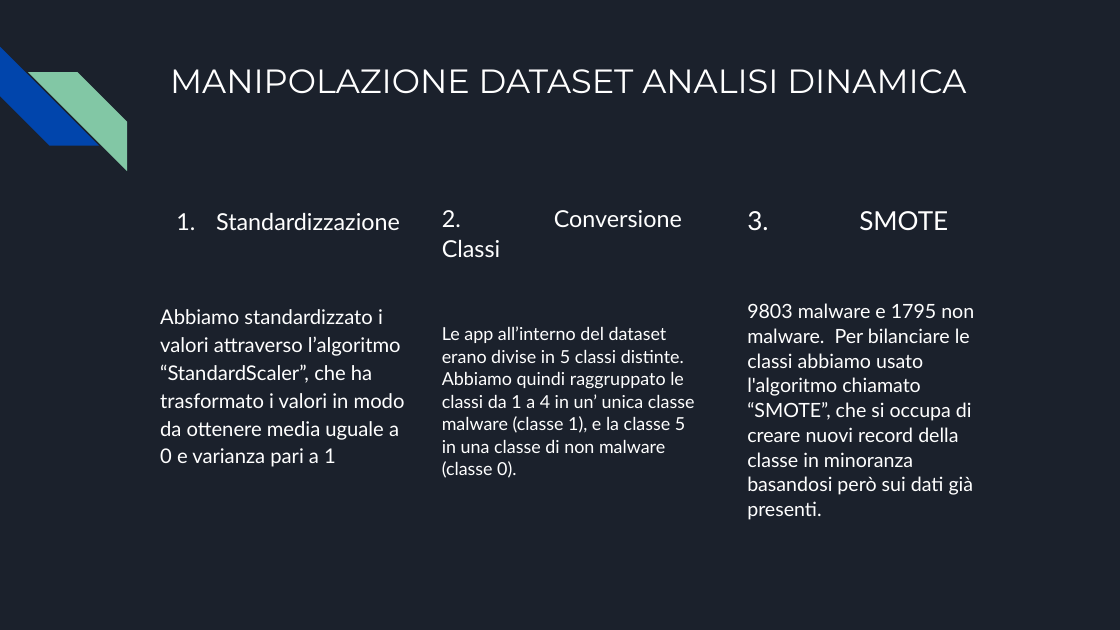
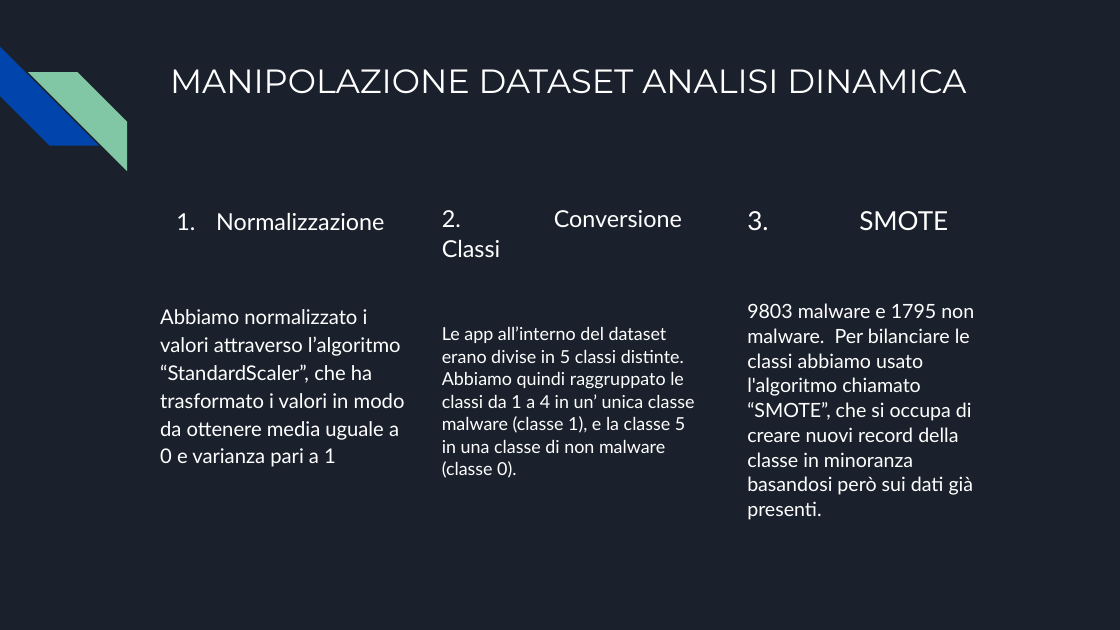
Before and after one commit to MattiaMainini/ProgettoBigData, a slide deck: slide 8 of PRESENTAZIONE BIG DATA.pptx. Drawn at 1120x630 pixels with LibreOffice and Linux fonts; fonts in the diff are those of the drawing. Boxes give left, top, right and bottom in pixels: in the first picture for what was removed or moved away, otherwise in the second. Text is boxed around its words. In the diff, an @@ line names an element or a change of style, - is before the commit and + after.

```diff
--- a/PRESENTAZIONE BIG DATA.pptx
+++ b/PRESENTAZIONE BIG DATA.pptx
@@ text at (160, 213, 405, 467): text changed @@
-1. Standardizzazione
-Abbiamo standardizzato i valori attraverso l’algoritmo “StandardScaler”, che ha trasformato i valori in modo da ottenere media uguale a 0 e varianza pari a 1
+1. Normalizzazione
+Abbiamo normalizzato i valori attraverso l’algoritmo “StandardScaler”, che ha trasformato i valori in modo da ottenere media uguale a 0 e varianza pari a 1
```
Also in this commit, not shown: 3 other slides changed.
